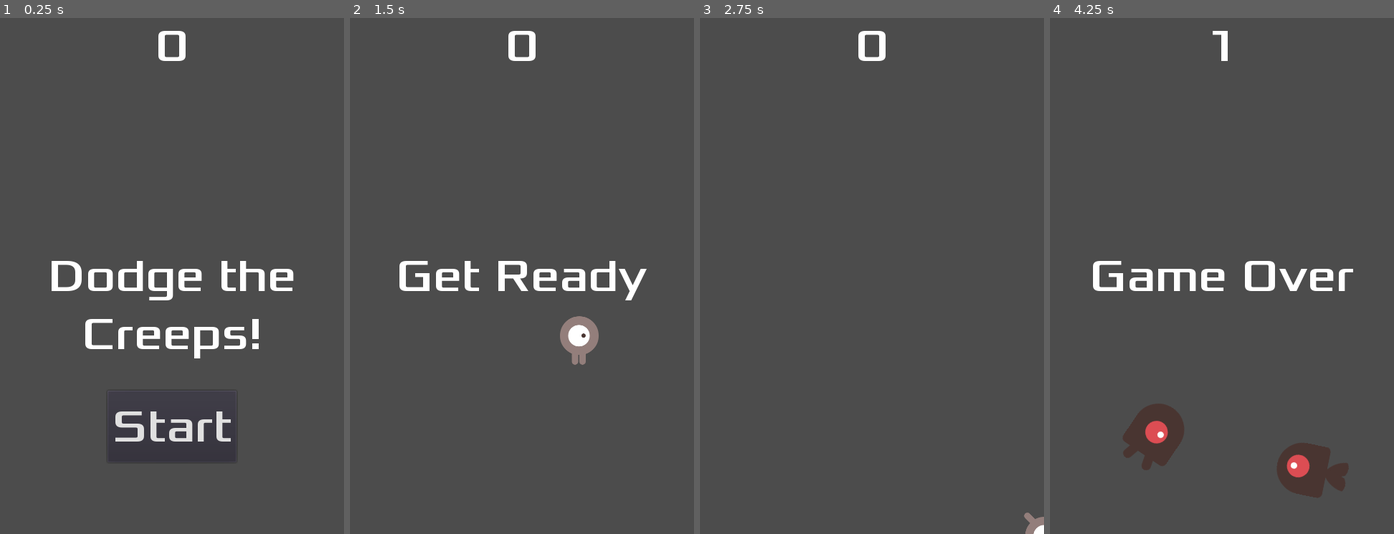
Above: before the commit, frames 1-4 (left to right).
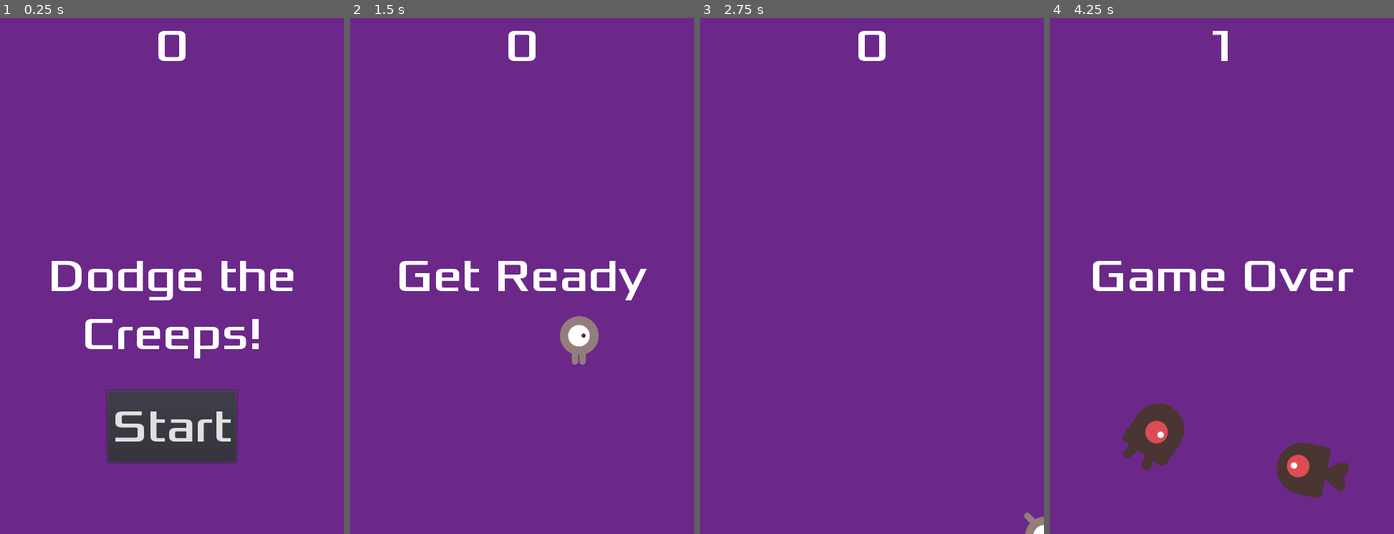
Above: after the commit, the same moments.

Repository: devtyper/godot-tutorials
Game: Godot game, scene res://Main.tscn
Two runs of this game, one before a commit and one after it. Both use one fixed random seed, a clock stepped at 60 frames per second and the inputs below.
Inputs:
- Up to frame 1 (0.25 s): no input
- Up to frame 2 (1.5 s): click "Start" at 0.5 s; tap Enter at 1.25 s; hold D (move_right) from 1.28 s (still down); tap Space (start_game, bound only after the commit) at 1.35 s
- Up to frame 3 (2.75 s): release D (move_right) at 2.03 s; hold S (move_down) from 2.03 s (still down); tap Space (start_game, bound only after the commit) at 2.1 s
- Up to frame 4 (4.25 s): release S (move_down) at 2.78 s; hold D (move_right) 2.78-3.53 s; tap Space (start_game, bound only after the commit) at 2.85, 3.6 s; hold W (move_up) from 3.53 s (still down)

The runs differ from the first frame. In frame 1, 92% of the frame differs, in the area x 0-100%, y 0-100%; in frame 2, 97%; in frame 3, 100%; in frame 4, 95%.

Commit message:
Add sound, Add background and Add keyboard shortcuts

Diff:
--- a/dodge-the-creeps/HUD.tscn
+++ b/dodge-the-creeps/HUD.tscn
@@ -6,6 +6,12 @@
 [sub_resource type="DynamicFont" id=1]
 size = 64
 font_data = ExtResource( 2 )
+
+[sub_resource type="InputEventAction" id=2]
+action = "start_game"
+
+[sub_resource type="ShortCut" id=3]
+shortcut = SubResource( 2 )
 
 [node name="HUD" type="CanvasLayer"]
 script = ExtResource( 1 )
@@ -38,6 +44,7 @@
 margin_right = 90.0
 margin_bottom = -100.0
 custom_fonts/font = SubResource( 1 )
+shortcut = SubResource( 3 )
 text = "Start"
 
 [node name="MessageTimer" type="Timer" parent="."]
--- a/dodge-the-creeps/Main.gd
+++ b/dodge-the-creeps/Main.gd
@@ -13,6 +13,8 @@
 	$ScoreTimer.stop()
 	$MobTimer.stop()
 	$HUD.show_game_over()
+	$Music.stop()
+	$DeathSound.play()
 
 
 func new_game():
@@ -22,6 +24,7 @@
 	$StartTimer.start()
 	$HUD.update_score(score)
 	$HUD.show_message("Get Ready")
+	$Music.play()
 
 
 func _on_MobTimer_timeout():
--- a/dodge-the-creeps/Main.tscn
+++ b/dodge-the-creeps/Main.tscn
@@ -1,9 +1,11 @@
-[gd_scene load_steps=6 format=2]
+[gd_scene load_steps=8 format=2]
 
 [ext_resource path="res://Player.tscn" type="PackedScene" id=1]
 [ext_resource path="res://Mob.tscn" type="PackedScene" id=2]
 [ext_resource path="res://Main.gd" type="Script" id=3]
 [ext_resource path="res://HUD.tscn" type="PackedScene" id=4]
+[ext_resource path="res://art/gameover.wav" type="AudioStream" id=5]
+[ext_resource path="res://art/House In a Forest Loop.ogg" type="AudioStream" id=6]
 
 [sub_resource type="Curve2D" id=1]
 _data = {
@@ -13,6 +15,11 @@
 [node name="Main" type="Node"]
 script = ExtResource( 3 )
 mob_scene = ExtResource( 2 )
+
+[node name="ColorRect" type="ColorRect" parent="."]
+anchor_right = 1.0
+anchor_bottom = 1.0
+color = Color( 0.423529, 0.160784, 0.541176, 1 )
 
 [node name="Player" parent="." instance=ExtResource( 1 )]
 
@@ -35,6 +42,14 @@
 
 [node name="HUD" parent="." instance=ExtResource( 4 )]
 
+[node name="Music" type="AudioStreamPlayer" parent="."]
+stream = ExtResource( 6 )
+volume_db = -20.101
+
+[node name="DeathSound" type="AudioStreamPlayer" parent="."]
+stream = ExtResource( 5 )
+volume_db = -10.488
+
 [connection signal="hit" from="Player" to="." method="game_over"]
 [connection signal="timeout" from="MobTimer" to="." method="_on_MobTimer_timeout"]
 [connection signal="timeout" from="ScoreTimer" to="." method="_on_ScoreTimer_timeout"]
--- a/dodge-the-creeps/project.godot
+++ b/dodge-the-creeps/project.godot
@@ -47,6 +47,11 @@
 "events": [ Object(InputEventKey,"resource_local_to_scene":false,"resource_name":"","device":0,"alt":false,"shift":false,"control":false,"meta":false,"command":false,"pressed":false,"scancode":83,"physical_scancode":0,"unicode":0,"echo":false,"script":null)
  ]
 }
+start_game={
+"deadzone": 0.5,
+"events": [ Object(InputEventKey,"resource_local_to_scene":false,"resource_name":"","device":0,"alt":false,"shift":false,"control":false,"meta":false,"command":false,"pressed":false,"scancode":32,"physical_scancode":0,"unicode":0,"echo":false,"script":null)
+ ]
+}
 
 [physics]
 
Not shown: 1 places in dodge-the-creeps/HUD.tscn that only renumber resources
